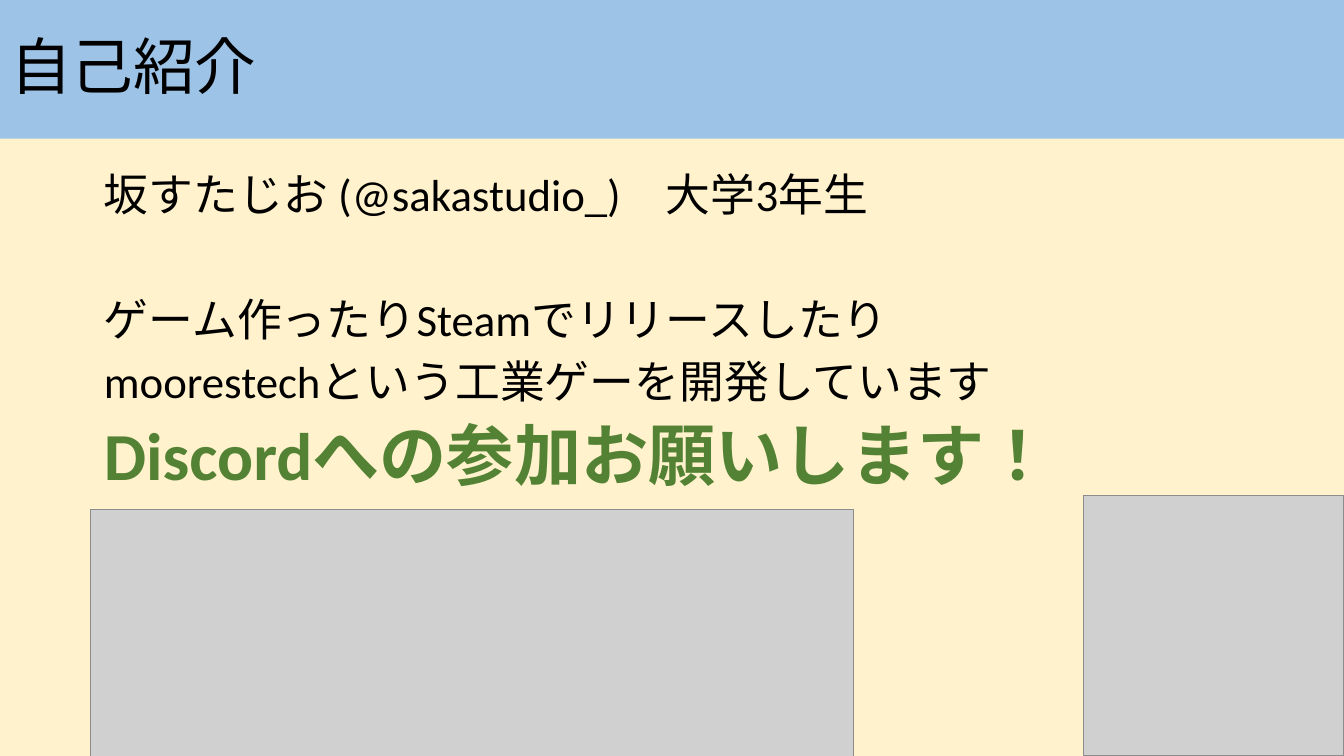
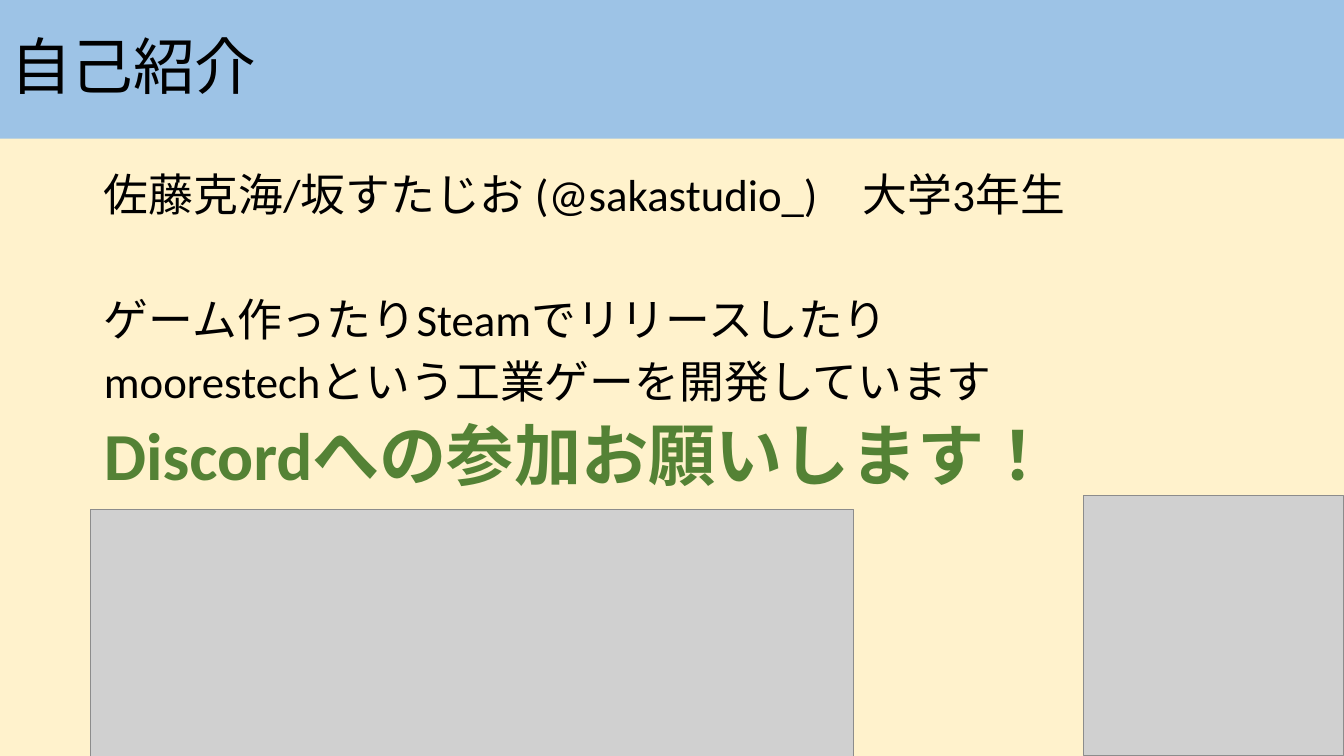
Before and after one commit to sakastudio/aktsk_lt_socket, a slide deck: slide 3 of lt.pptx (slide 2 before the commit). Drawn at 1344x756 pixels with LibreOffice and Linux fonts; fonts in the diff are those of the drawing; grey boxes stand for pictures. Boxes give left, top, right and bottom in pixels: in the first picture for what was removed or moved away, otherwise in the second. Text is boxed around its words. In the diff, an @@ line names an element or a change of style, - is before the commit and + after.

```diff
--- a/lt.pptx
+++ b/lt.pptx
@@ text at (104, 173, 1065, 217): text changed @@
-坂すたじお (@sakastudio_) 大学3年生
+佐藤克海/坂すたじお (@sakastudio_) 大学3年生
```
Also in this commit, not shown: 1 other slide changed, 1 slide added.
